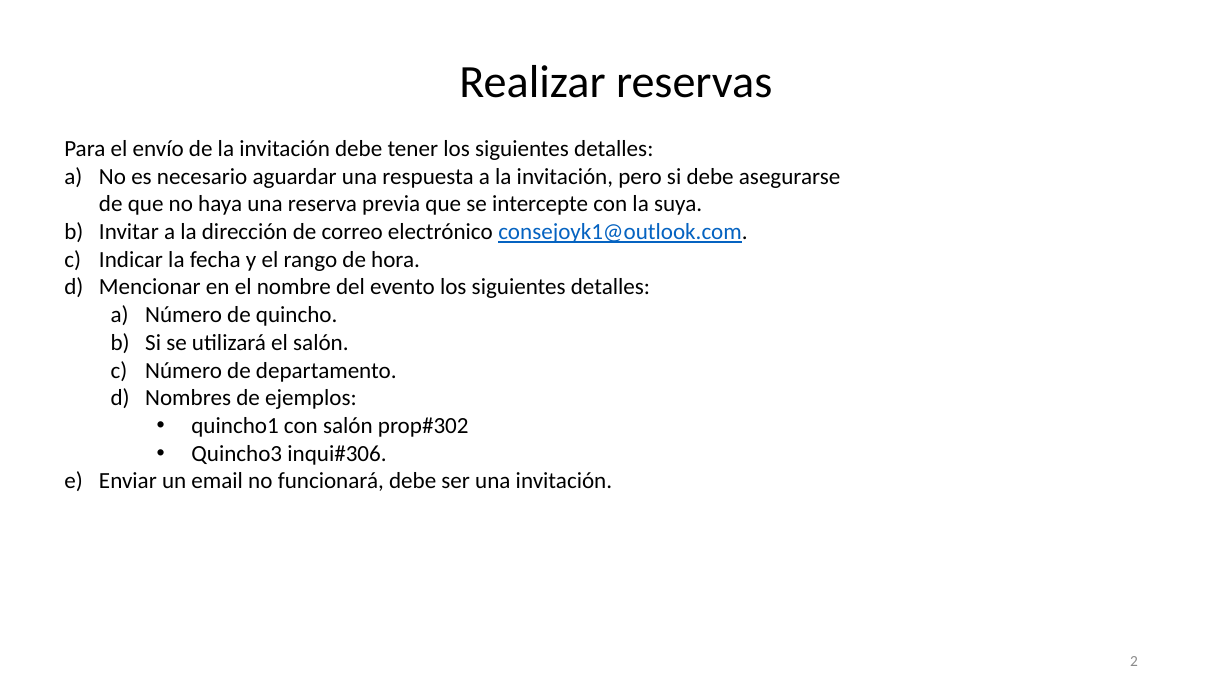
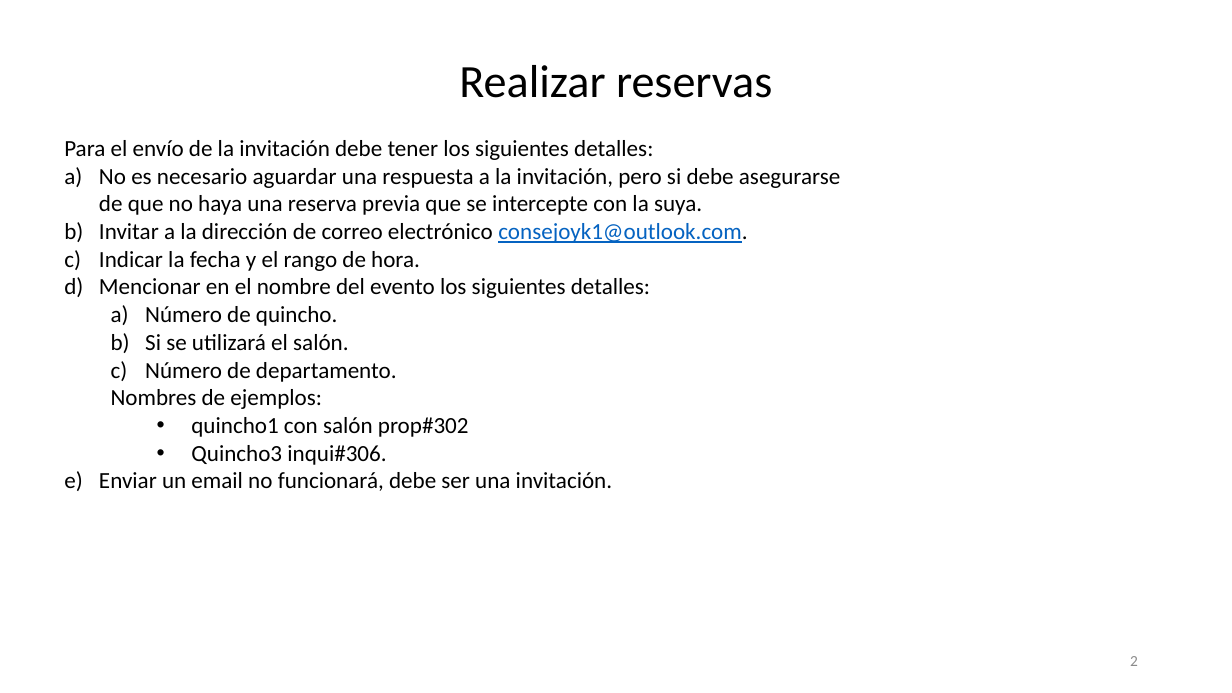
Before and after one commit to consejoyk1/intra, a slide deck: slide 2 of docs/realizar-reserva.pptx. Drawn at 1232x693 pixels with LibreOffice and Linux fonts; fonts in the diff are those of the drawing. Boxes give left, top, right and bottom in pixels: in the first picture for what was removed or moved away, otherwise in the second. Text is boxed around its words. In the diff, an @@ line names an element or a change of style, - is before the commit and + after.

```diff
--- a/docs/realizar-reserva.pptx
+++ b/docs/realizar-reserva.pptx
@@ text at [111,389,322,409]: bullet a) to none @@
```
Also in this commit, not shown: 2 other slides changed, 3 other files.
